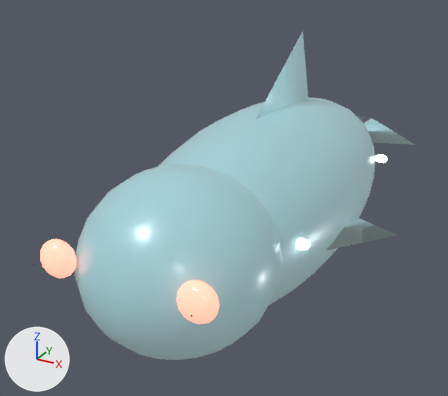
An edit to the glTF model assets/models/ocean/fish/razor-current.glb, drawn before and after from the same camera.
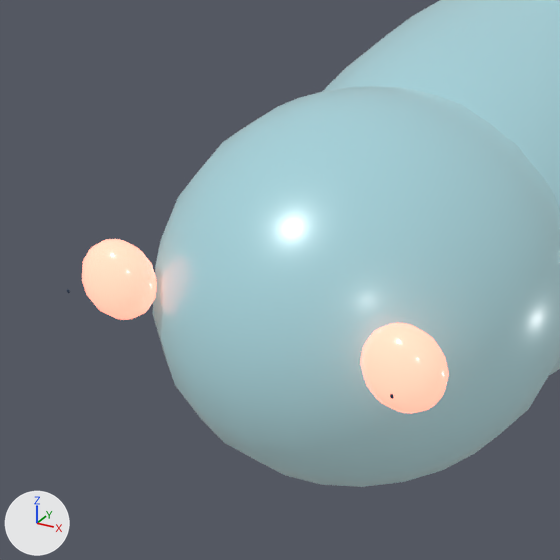
Each version is shown whole from a 50 mm camera at (1.73, -3.77, 1.77) aimed at (-0.33, -0.03, -0.09), then close up on the part from 0% to 61% of the width and 31% to 100% of the height. Arrows for +X, +Y and +Z are at lower left; the lights stay in place. The older version's two pictures come first. Where no turn or scale is listed for an object, it has been applied to the vertices.

The first close-up shows 'body', 'head', 'weak-point-eye--1', 'weak-point-eye-1'.
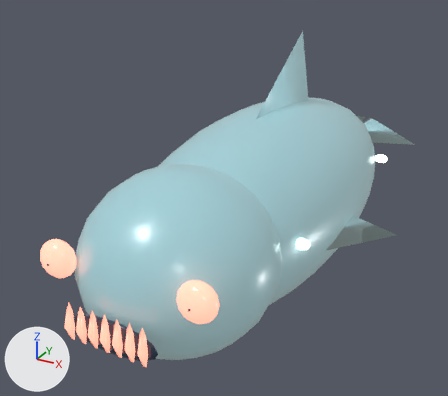
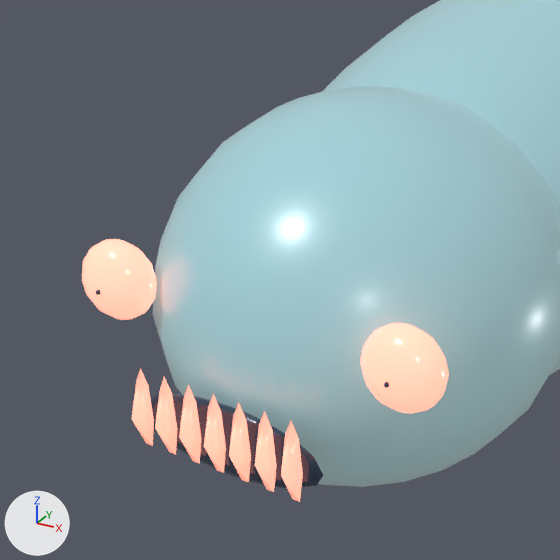
Where the newer file only moved an object's origin or applied its transform, the numbers keep the older frame.

What differs and where, as boxes (x1, y1, x2, y2) in the close-ups (560 x 560 px):
'mouth', added
    after: (150, 394, 323, 489)
'fang-3', added
    after: (281, 421, 303, 502)
'fang-2', added
    after: (255, 411, 277, 492)
'fang-1', added
    after: (229, 402, 251, 482)
'fang-0', added
    after: (204, 394, 226, 473)
'fang--1', added
    after: (179, 385, 201, 464)
'fang--2', added
    after: (155, 377, 177, 455)
'fang--3', added
    after: (132, 368, 154, 446)

Diff of the bpy script that builds the scene:
```diff
--- a/assets/models/ocean/fish/razor-current.glb.py
+++ b/assets/models/ocean/fish/razor-current.glb.py
@@ me_sphere_104_1 @@
+me_sphere_104_1.from_pydata(...)  # 114 vertices, 224 faces; spans x -0.28..0.28, y -0.035..0.035, z -0.1..0.1
+me_sphere_104_1.materials.append(mat_razor_current_pupil)  # dark blue #26354b
@@ me_cone_122 @@
+me_cone_122.from_pydata([(0.0, 0.025, 0.12), (0.02, 0.025, 0.075), (0.024, 0.025, -0.027), (0.011, 0.025, -0.108), (-0.011, 0.025, -0.108), (-0.024, 0.025, -0.027), (-0.02, 0.025, 0.075), (0.0, -0.025, 0.0)], [], [(0, 7, 1), (1, 7, 2), (2, 7, 3), (3, 7, 4), (4, 7, 5), (6, 0, 1), (1, 2, 3), (3, 4, 5), (5, 6, 1), (1, 3, 5), (5, 7, 6), (6, 7, 0)])
+me_cone_122.materials.append(mat_razor_current_eye)  # pink #ff9b86, glowing pink #ff9b86
@@ ob_mouth @@
+ob_mouth = bpy.data.objects.new('mouth', me_sphere_104_1)
+ob_mouth.location = (0.0, -1.793, -0.11)
@@ ob_fang__3 @@
+ob_fang__3 = bpy.data.objects.new('fang--3', me_cone_122)
+ob_fang__3.location = (-0.225, -1.856, -0.07)
@@ ob_fang__2 @@
+ob_fang__2 = bpy.data.objects.new('fang--2', me_cone_122.copy())
+ob_fang__2.location = (-0.15, -1.856, -0.07)
@@ ob_fang__1 @@
+ob_fang__1 = bpy.data.objects.new('fang--1', me_cone_122.copy())
+ob_fang__1.location = (-0.075, -1.856, -0.07)
@@ ob_fang_3 @@
+ob_fang_3 = bpy.data.objects.new('fang-3', me_cone_122.copy())
+ob_fang_3.location = (0.225, -1.856, -0.07)
@@ ob_fang_2 @@
+ob_fang_2 = bpy.data.objects.new('fang-2', me_cone_122.copy())
+ob_fang_2.location = (0.15, -1.856, -0.07)
@@ ob_fang_1 @@
+ob_fang_1 = bpy.data.objects.new('fang-1', me_cone_122.copy())
+ob_fang_1.location = (0.075, -1.856, -0.07)
@@ ob_fang_0 @@
+ob_fang_0 = bpy.data.objects.new('fang-0', me_cone_122.copy())
+ob_fang_0.location = (0.0, -1.856, -0.07)
```
